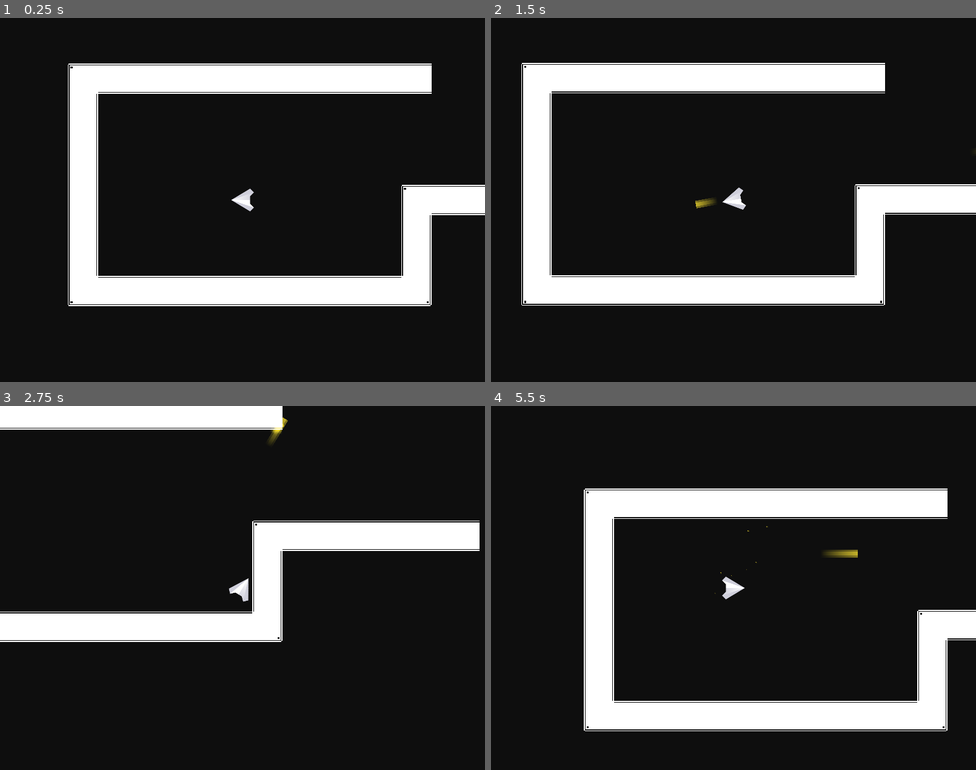
Above: before the commit, frames 1-4 (two rows, left to right).
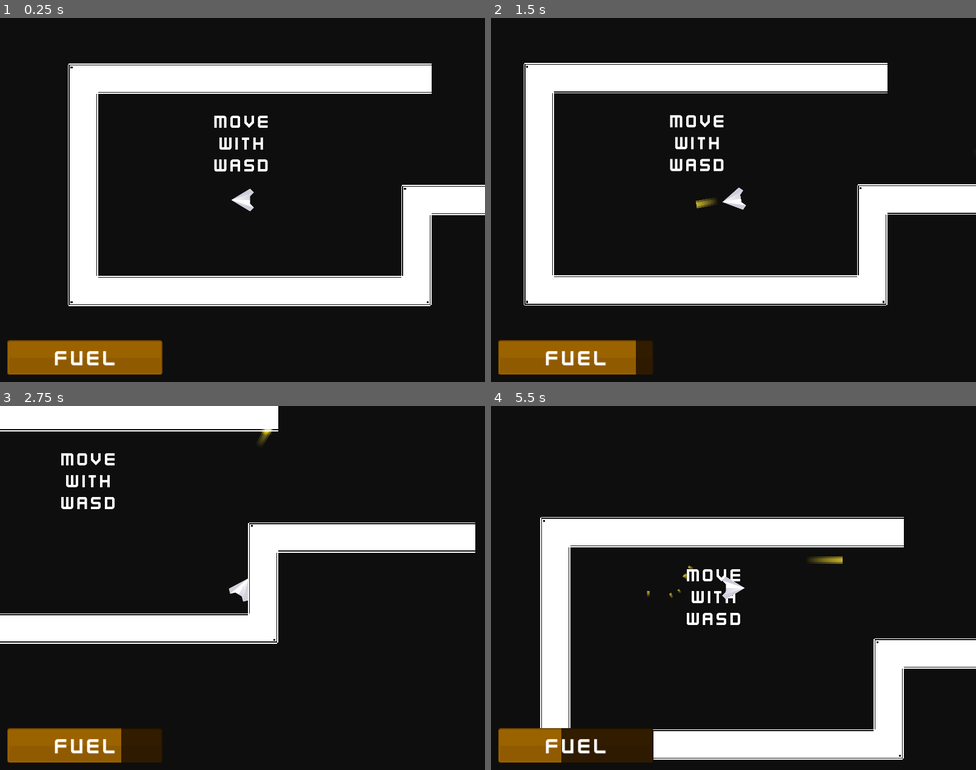
Above: after the commit, the same moments.

Repository: popcar2/Its-Lonely-Out-in-Space
Game: Godot game, scene res://scenes/game_scene.tscn
The game is run twice, just before and just after one commit, with the same random seed, the same clock (stepped at 60 frames per second) and the same inputs.
Inputs (mouse positions are in pixels of both pictures, inside the frame that each line leads up to):
- Up to frame 1 (0.25 s): no input
- Up to frame 2 (1.5 s): move the mouse to (840, 181) at 0.52 s; press the mouse at (840, 181) at 0.53 s; hold Right (right) 0.53-1.28 s; move the mouse to (636, 218) at 1.27 s; release the mouse at (636, 218) at 1.28 s; hold Down (down) from 1.28 s (still down); click (636, 218) at 1.35 s
- Up to frame 3 (2.75 s): move the mouse to (291, 507) at 2.02 s; release Down (down) at 2.03 s; press the mouse at (291, 507) at 2.03 s; hold Right (right) from 2.03 s (still down)
- Up to frame 4 (5.5 s): move the mouse to (709, 660) at 2.77 s; release Right (right) at 2.78 s; release the mouse at (709, 660) at 2.78 s; hold Up (up) 2.78-3.53 s; click (709, 660) at 2.85 s; move the mouse to (879, 642) at 3.52 s; press the mouse at (879, 642) at 3.53 s; hold Left (left) 3.53-5.03 s; move the mouse to (588, 533) at 4.27 s; release the mouse at (588, 533) at 4.28 s; click (588, 533) at 4.35 s; move the mouse to (757, 588) at 5.02 s; press the mouse at (757, 588) at 5.03 s; hold Down (down) from 5.03 s (still down)

The runs differ from the first frame. In frame 1, 3.6% of the frame differs, in the area x 1-56%, y 26-98%; in frame 2, 4.5%; in frame 3, 5.7%; in frame 4, 33%, in the area x 1-100%, y 22-98%.

Commit message:
Fuel meter, other stuff

Diff:
--- /dev/null
+++ b/nodes/gui.tscn
@@ -0,0 +1,74 @@
+[gd_scene load_steps=4 format=3 uid="uid://1vv0bi3ruxbi"]
+
+[ext_resource type="Script" path="res://scripts/GUI.gd" id="1_6ma7r"]
+[ext_resource type="Texture2D" uid="uid://cmh5oxbprcwyn" path="res://Textures/squareWhite.png" id="2_x65n0"]
+[ext_resource type="FontFile" uid="uid://dsnggm6v13eg4" path="res://fonts/Kenney Future Narrow.ttf" id="3_180n2"]
+
+[node name="GUI" type="CanvasLayer"]
+script = ExtResource("1_6ma7r")
+
+[node name="Control" type="Control" parent="."]
+layout_mode = 3
+anchors_preset = 15
+anchor_right = 1.0
+anchor_bottom = 1.0
+grow_horizontal = 2
+grow_vertical = 2
+
+[node name="FakeFuelProgressBar" type="TextureProgressBar" parent="Control"]
+self_modulate = Color(0.192157, 0.109804, 0, 1)
+texture_filter = 1
+layout_mode = 1
+anchors_preset = 2
+anchor_top = 1.0
+anchor_bottom = 1.0
+offset_left = 15.0
+offset_top = -88.0
+offset_right = 343.0
+offset_bottom = -15.0
+grow_vertical = 0
+value = 100.0
+nine_patch_stretch = true
+stretch_margin_left = 6
+stretch_margin_top = 5
+stretch_margin_right = 6
+stretch_margin_bottom = 5
+texture_progress = ExtResource("2_x65n0")
+
+[node name="FuelProgressBar" type="TextureProgressBar" parent="Control"]
+self_modulate = Color(0.607843, 0.384314, 0, 1)
+texture_filter = 1
+layout_mode = 1
+anchors_preset = 2
+anchor_top = 1.0
+anchor_bottom = 1.0
+offset_left = 15.0
+offset_top = -88.0
+offset_right = 343.0
+offset_bottom = -15.0
+grow_vertical = 0
+value = 100.0
+nine_patch_stretch = true
+stretch_margin_left = 6
+stretch_margin_top = 5
+stretch_margin_right = 6
+stretch_margin_bottom = 5
+texture_progress = ExtResource("2_x65n0")
+
+[node name="RichTextLabel" type="RichTextLabel" parent="Control/FuelProgressBar"]
+texture_filter = 4
+custom_minimum_size = Vector2(0, 40)
+layout_mode = 1
+anchors_preset = 14
+anchor_top = 0.5
+anchor_right = 1.0
+anchor_bottom = 0.5
+offset_left = 11.0
+offset_top = -26.5
+offset_bottom = 30.5
+grow_horizontal = 2
+grow_vertical = 2
+theme_override_fonts/normal_font = ExtResource("3_180n2")
+theme_override_font_sizes/normal_font_size = 48
+bbcode_enabled = true
+text = "[center]FUEL"
--- a/nodes/projectile.tscn
+++ b/nodes/projectile.tscn
@@ -1,6 +1,6 @@
 [gd_scene load_steps=4 format=3 uid="uid://dpk22on4g4452"]
 
-[ext_resource type="Script" path="res://Projectile.gd" id="1_hi6nk"]
+[ext_resource type="Script" path="res://scripts/Projectile.gd" id="1_ov6s4"]
 [ext_resource type="Texture2D" uid="uid://ckqvdgjc7cl2k" path="res://Textures/effect_yellow.png" id="2_6ycpf"]
 
 [sub_resource type="RectangleShape2D" id="RectangleShape2D_4b48t"]
@@ -10,7 +10,7 @@
 scale = Vector2(0.5, 0.5)
 collision_layer = 2
 collision_mask = 12
-script = ExtResource("1_hi6nk")
+script = ExtResource("1_ov6s4")
 
 [node name="Sprite2D" type="Sprite2D" parent="."]
 texture = ExtResource("2_6ycpf")
--- a/nodes/ship.tscn
+++ b/nodes/ship.tscn
@@ -1,12 +1,12 @@
 [gd_scene load_steps=3 format=3 uid="uid://cyr1qmi6inlaw"]
 
-[ext_resource type="Script" path="res://nodes/ship.gd" id="1_av2hc"]
+[ext_resource type="Script" path="res://scripts/ship.gd" id="1_8r704"]
 [ext_resource type="Texture2D" uid="uid://dkrffm2ny52jd" path="res://Textures/ship_G.png" id="1_p2ja4"]
 
 [node name="Ship" type="CharacterBody2D"]
 collision_mask = 13
 motion_mode = 1
-script = ExtResource("1_av2hc")
+script = ExtResource("1_8r704")
 
 [node name="Sprite2D" type="Sprite2D" parent="."]
 texture = ExtResource("1_p2ja4")
--- a/project.godot
+++ b/project.godot
@@ -14,6 +14,10 @@
 run/main_scene="res://scenes/game_scene.tscn"
 config/features=PackedStringArray("4.1", "GL Compatibility")
 config/icon="res://icon.svg"
+
+[autoload]
+
+GUI="*res://nodes/gui.tscn"
 
 [display]
 
--- a/scenes/game_scene.tscn
+++ b/scenes/game_scene.tscn
@@ -1,7 +1,8 @@
-[gd_scene load_steps=5 format=3 uid="uid://h5niwrgt5ae1"]
+[gd_scene load_steps=6 format=3 uid="uid://h5niwrgt5ae1"]
 
 [ext_resource type="PackedScene" uid="uid://cyr1qmi6inlaw" path="res://nodes/ship.tscn" id="1_inf08"]
 [ext_resource type="Texture2D" uid="uid://copi5667fvqhv" path="res://Textures/monochrome_tilemap_transparent_packed.png" id="2_43rxq"]
+[ext_resource type="FontFile" uid="uid://dsnggm6v13eg4" path="res://fonts/Kenney Future Narrow.ttf" id="3_o1nx8"]
 
 [sub_resource type="TileSetAtlasSource" id="TileSetAtlasSource_wqftc"]
 texture = ExtResource("2_43rxq")
@@ -1222,6 +1223,16 @@
 
 [node name="Game Scene" type="Node2D"]
 
+[node name="RichTextLabel" type="RichTextLabel" parent="."]
+offset_left = -547.0
+offset_top = -440.0
+offset_right = -147.0
+offset_bottom = -139.0
+theme_override_fonts/normal_font = ExtResource("3_o1nx8")
+theme_override_font_sizes/normal_font_size = 82
+bbcode_enabled = true
+text = "[center]Move with wasd"
+
 [node name="Ship" parent="." instance=ExtResource("1_inf08")]
 position = Vector2(-350, -64)
 
--- /dev/null
+++ b/scripts/GUI.gd
@@ -0,0 +1,13 @@
+extends CanvasLayer
+
+@onready var fuel_progressbar: TextureProgressBar = $Control/FuelProgressBar
+
+var max_fuel: int = 500
+var fuel: int = 500 :
+	set(value):
+		fuel = value
+		fuel_progressbar.value = fuel
+
+func _ready():
+	fuel_progressbar.max_value = max_fuel
+	fuel_progressbar.value = fuel
--- /dev/null
+++ b/scripts/Projectile.gd
@@ -0,0 +1,40 @@
+extends Area2D
+
+var SPEED: int = 1000
+var velocity = Vector2.ZERO
+var hit_particles: PackedScene = preload("res://particles/projectile_particles.tscn")
+
+var is_alive: bool = true
+
+func _ready():
+	look_at(get_global_mouse_position())
+	rotation_degrees += 90
+	await get_tree().create_timer(5).timeout
+	queue_free()
+
+func _process(delta):
+	if is_alive:
+		scale.y += 2 * delta
+		scale.y = clamp(scale.y, 0, 10)
+	else:
+		scale.y -= 8 * delta
+		scale.y = clamp(scale.y, 0, 10)
+
+func _physics_process(delta):
+	if is_alive:
+		position += -transform.y * SPEED * delta
+	else:
+		position += -transform.y * SPEED * 0.8 * delta
+
+func _on_body_entered(body):
+	if body.is_in_group("environment"):
+		is_alive = false
+		var particles: GPUParticles2D = hit_particles.instantiate()
+		particles.global_position = $ParticleSpawnPoint.global_position
+		particles.emitting = true
+		particles.rotation_degrees = rotation_degrees + 90
+		add_sibling(particles)
+
+
+func _on_body_shape_entered(body_rid, body, body_shape_index, local_shape_index):
+	print(body.shape)
--- a/nodes/ship.gd
+++ b/scripts/ship.gd
@@ -29,17 +29,28 @@
 
 func _physics_process(delta):
 	var x_direction: float = Input.get_axis("left", "right")
-	if x_direction:
-		momentum.x += x_direction * SPEED * delta
-	else:
-		momentum.x = move_toward(momentum.x, 0, SPEED * delta)
+	var y_direction: float = Input.get_axis("up", "down")
+
+	if GUI.fuel > 0:
+		if x_direction:
+			momentum.x += x_direction * SPEED * delta
+		else:
+			momentum.x = move_toward(momentum.x, 0, SPEED * delta)
+
+		if y_direction:
+			momentum.y += y_direction * SPEED * delta
+		else:
+			momentum.y = move_toward(momentum.y, 0, SPEED * delta)
+
+		if x_direction or y_direction:
+			GUI.fuel -= 1
 
 	var collision: KinematicCollision2D = get_last_slide_collision()
 	if collision:
 		if collision.get_collider().is_in_group("environment"):
 			var collision_normal: Vector2 = collision.get_normal()
-			momentum -= collision_normal * 5
-			velocity -= collision_normal * 5
+			momentum -= collision_normal * 3
+			velocity -= collision_normal * 3
 			collision_normal = -abs(collision_normal)
 			if collision_normal.x == 0:
 				collision_normal.x = 0.5
@@ -49,15 +60,10 @@
 			velocity *= 0.7 * collision_normal
 			print(velocity)
 
-	var y_direction: float = Input.get_axis("up", "down")
-	if y_direction:
-		momentum.y += y_direction * SPEED * delta
-	else:
-		momentum.y = move_toward(momentum.y, 0, SPEED * delta)
-
 	momentum.y = clamp(momentum.y, -10, 10)
 	momentum.x = clamp(momentum.x, -10, 10)
 	velocity.y = clamp(velocity.y, -500, 500)
 	velocity.x = clamp(velocity.x, -500, 500)
 	velocity += momentum
+	momentum = momentum.move_toward(Vector2.ZERO, SPEED * 0.1 * delta)
 	move_and_slide()
Binary file added: Textures/smoke_07.png
Not shown, added: Textures/smoke_07.png.import
Binary file added: Textures/squareWhite.png
Not shown, added: Textures/squareWhite.png.import
Binary file added: fonts/Kenney Future Narrow.ttf
Not shown, added: fonts/Kenney Future Narrow.ttf.import
